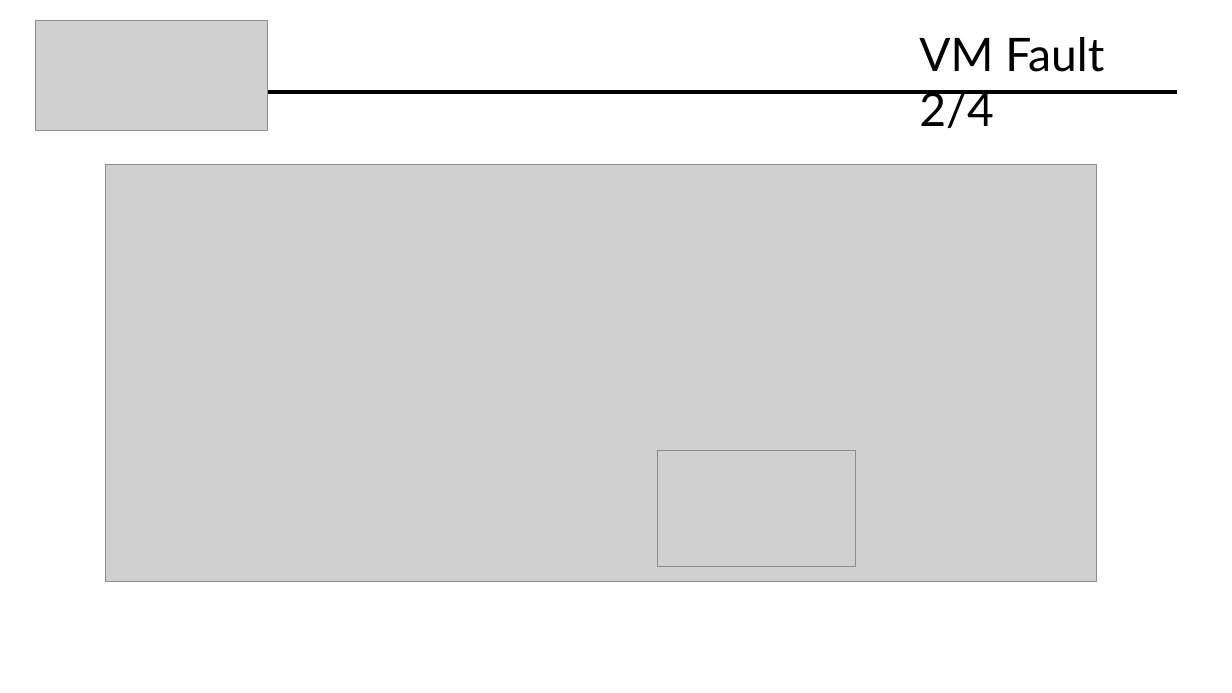
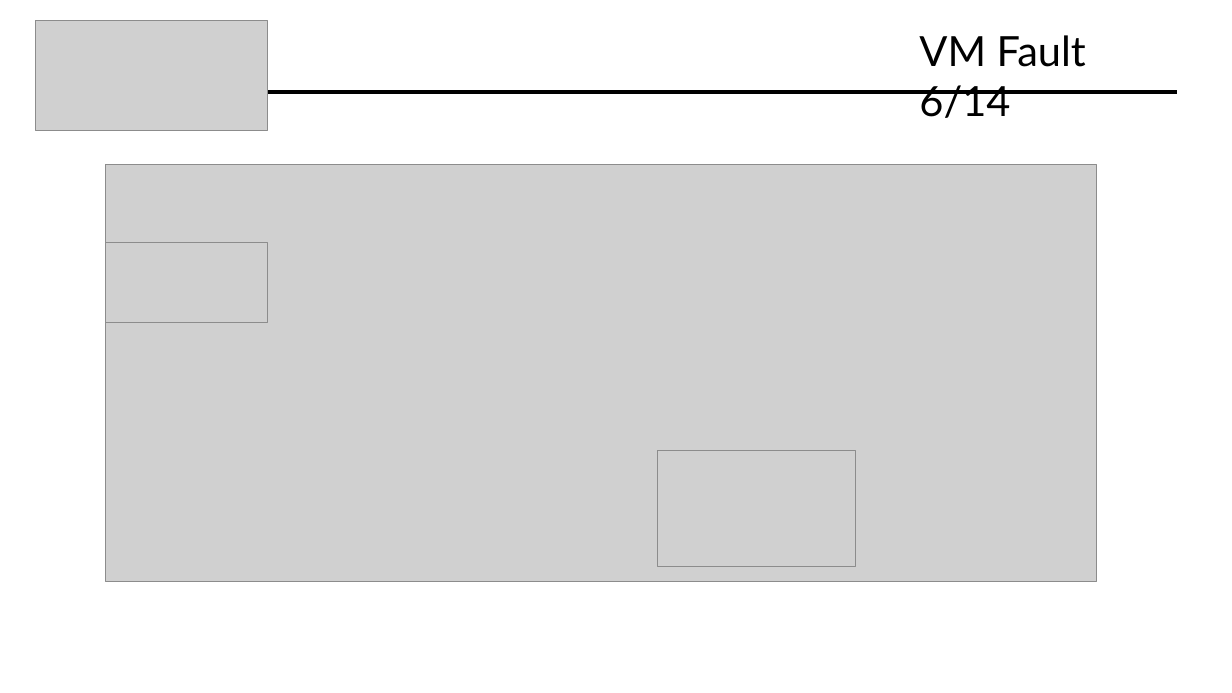
Before and after one commit to Davide619/OS161, a slide deck: slide 23 of Presentazione Progetto OS161.pptx (slide 22 before the commit). Drawn at 1232x693 pixels with LibreOffice and Linux fonts; fonts in the diff are those of the drawing; grey boxes stand for pictures. Boxes give left, top, right and bottom in pixels: in the first picture for what was removed or moved away, otherwise in the second. Text is boxed around its words. In the diff, an @@ line names an element or a change of style, - is before the commit and + after.

```diff
--- a/Presentazione Progetto OS161.pptx
+++ b/Presentazione Progetto OS161.pptx
@@ title at [919,35,1086,118]: text changed; size 36 to 32.4 pt @@
-VM Fault 2/4
+VM Fault 6/14
@@ picture added at [105,243,267,323] @@
```
Also in this commit, not shown: 22 other slides changed, 3 slides added, 1 slide removed.
